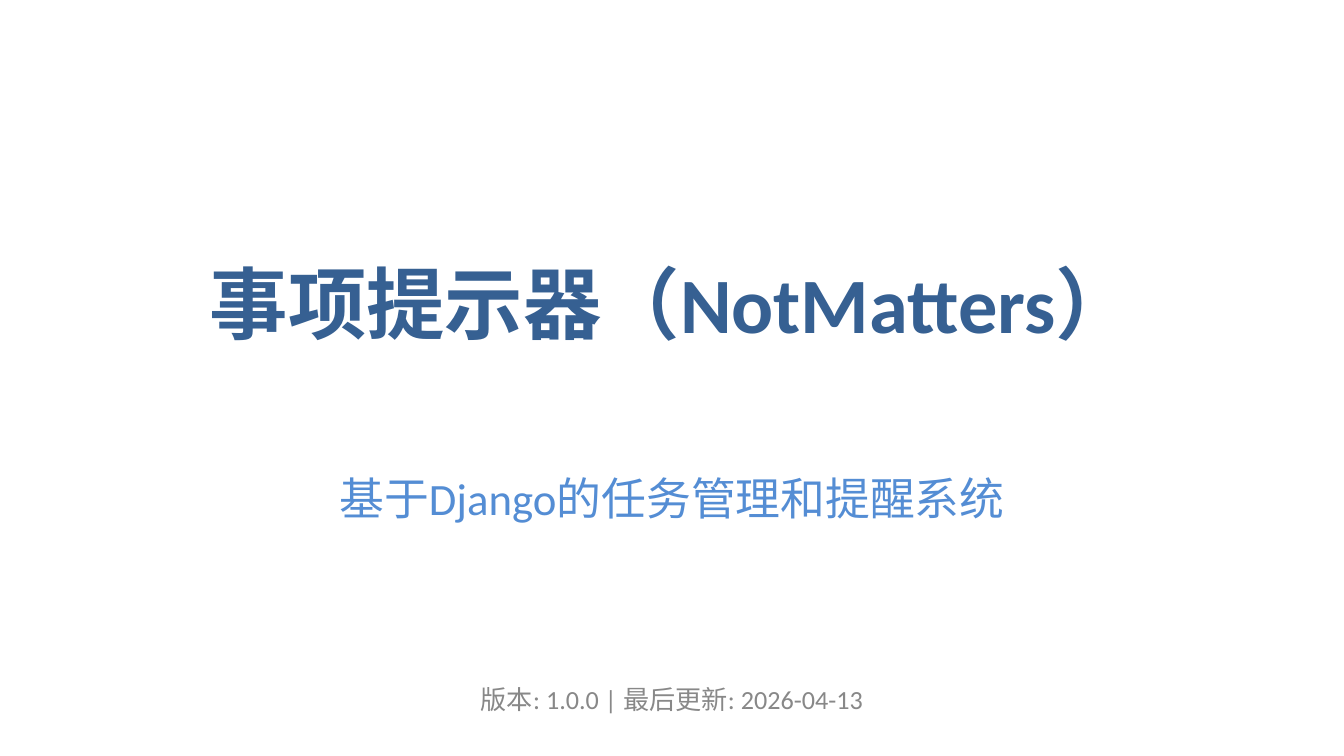
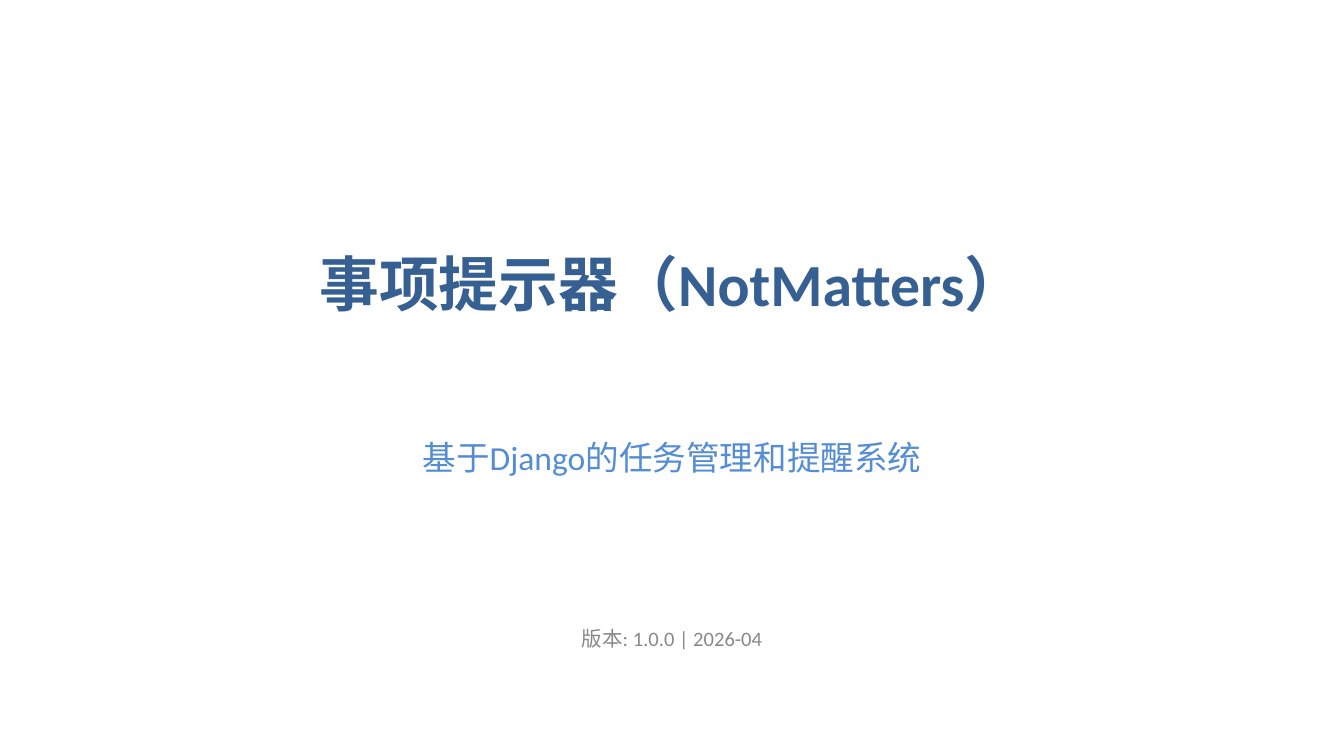
Before and after one commit to nidhaggur/NotMatters, a slide deck: slide 1 of NotMatters_Presentation.pptx. Drawn at 1344x756 pixels with LibreOffice and Linux fonts; fonts in the diff are those of the drawing. Boxes give left, top, right and bottom in pixels: in the first picture for what was removed or moved away, otherwise in the second. Text is boxed around its words. In the diff, an @@ line names an element or a change of style, - is before the commit and + after.

```diff
--- a/NotMatters_Presentation.pptx
+++ b/NotMatters_Presentation.pptx
@@ text "事项提示器（NotMatters）" at (319, 255, 1024, 312): size 42 to 32 pt @@
@@ text "基于Django的任务管理和提醒系统": place and size @@
-text "基于Django的任务管理和提醒系统" at (339, 477, 1004, 523)
+text "基于Django的任务管理和提醒系统" at (422, 441, 921, 476)
@@ text "基于Django的任务管理和提醒系统" at (422, 441, 921, 476): size 24 to 18 pt @@
@@ text at (582, 629, 762, 648): text changed; size 14 to 11 pt @@
-版本: 1.0.0 | 最后更新: 2026-04-13
+版本: 1.0.0 | 2026-04
```
Also in this commit, not shown: 1 other slide changed, 5 slides added, 16 slides removed, 1 other file.
